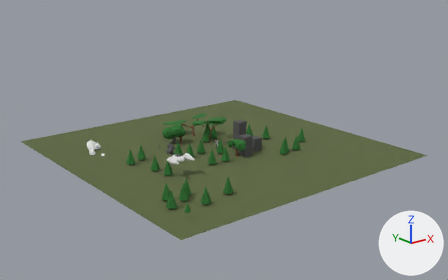
Renders of the glTF model public/models/assets.glb from each side of a commit.
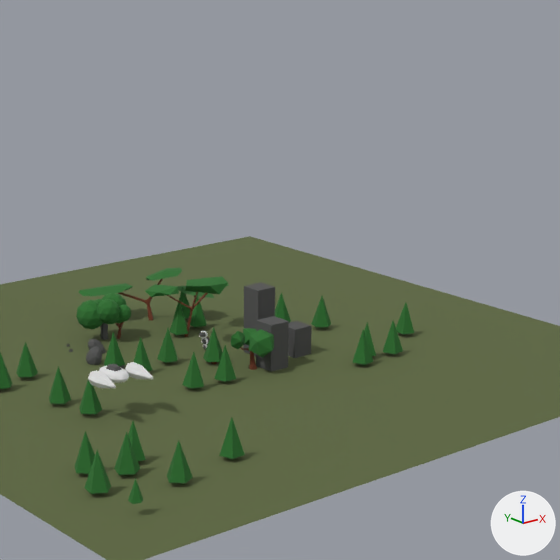
Old and new are each drawn whole from a 50 mm camera at (-78.6, -100.7, 41.8) aimed at (-0.3, -2.9, 2.6) and again close up on the part from 29% to 82% of the width and 0% to 85% of the height. The axes (+X, +Y, +Z) are drawn at lower right. The lights are the same throughout. Where no turn or scale is listed for an object, it has been applied to the vertices.

Names of what the first close-up shows: 'Astronaut', 'Cone.021', 'Cube', 'Cube.002', 'Cube.003', 'Ground', 'Ship', 'Tree.003', 'Tree3', 'Tree4'.
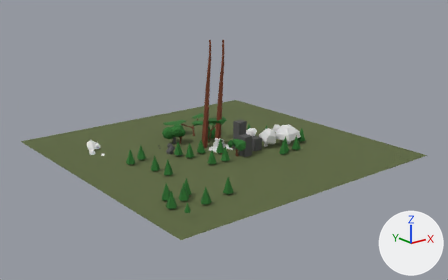
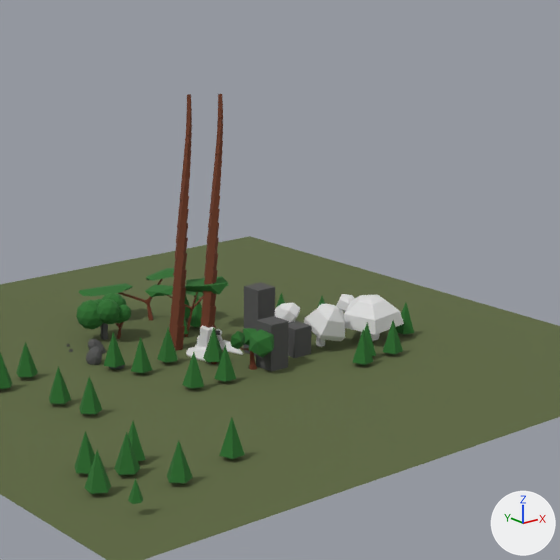
Boxes (x1, y1, x2, y2) around the edits, measured in the close-ups (560 x 560 px):
'Tentacle.001', added (brown): after (169, 94, 192, 351)
'Tentacle', added (brown): after (200, 94, 223, 328)
'Mushroom.001', added: after (344, 294, 404, 341)
'Ship', moved: before (88, 362, 153, 388); after (186, 340, 243, 362)
'Mushroom.005', added: after (304, 304, 345, 347)
'Mushroom.002', added: after (275, 303, 300, 322)
'Circle', added: after (199, 325, 215, 347)
'Mushroom.004', added: after (336, 294, 355, 312)
'Astronaut', moved: before (199, 331, 208, 348); after (215, 329, 222, 342)

Edits to the bpy script that builds the scene:
```text
Add mat_white_002:
    mat_white_002 = principled_material('White.002')
    mat_white_002.base_color = (0.742, 0.742, 0.742)  # light grey #e0e0e0
    mat_white_002.roughness = 1.0
Add mat_white_001:
    mat_white_001 = principled_material('White.001')
    mat_white_001.base_color = (0.742, 0.742, 0.742)  # light grey #e0e0e0
    mat_white_001.roughness = 1.0
Add me_circle_004:
    me_circle_004.from_pydata(...)  # 52 vertices, 100 faces; spans x -0.94..1.35, y -0.94..1.2, z -0.01..3.31
    me_circle_004.materials.append(mat_white_002)  # light grey #e0e0e0
Add me_circle_002:
    me_circle_002.from_pydata(...)  # 52 vertices, 100 faces; spans x -0.79..1.0, y -0.63..1.17, z -0.02..2.82
    me_circle_002.materials.append(mat_white_002)  # light grey #e0e0e0
Add me_circle_001:
    me_circle_001.from_pydata(...)  # 52 vertices, 100 faces; spans x -1.87..0.79, y -0.82..1.83, z 0.0..3.17
    me_circle_001.materials.append(mat_white_002)  # light grey #e0e0e0
Add me_circle:
    me_circle.from_pydata(...)  # 62 vertices, 120 faces; spans x -1.62..2.25, y -2.41..1.4, z 0.0..4.1
    me_circle.materials.append(mat_white_002)  # light grey #e0e0e0
Add me_circle_005:
    me_circle_005.from_pydata(...)  # 52 vertices, 100 faces; spans x -2.85..3.02, y -2.54..3.07, z 0.0..4.16
    me_circle_005.materials.append(mat_white_001)  # light grey #e0e0e0
Add me_circle_006:
    me_circle_006.from_pydata(...)  # 12 vertices, 20 faces; spans x -0.75..0.66, y -0.99..0.71, z -0.25..2.74
    me_circle_006.materials.append(mat_white)  # light grey #e0e0e0
Add me_circle_013:
    me_circle_013.from_pydata(...)  # 240 vertices, 400 faces; spans x -0.7..3.8, y -0.6..2.5, z -0.2..23.1
    me_circle_013.materials.append(mat_brown)  # brown #703c26
Add me_circle_009:
    me_circle_009.from_pydata(...)  # 12 vertices, 20 faces; spans x -0.636..0.623, y -0.549..0.658, z -0.147..1.23
Change ob_astronaut:
    ob_astronaut.location: (0.0, 0.0, 0.15) -> (1.67, 0.0, -0.01)
Change ob_ship:
    ob_ship.location: (-15.9, -8.09, 3.31) -> (0.0, 0.0, 0.0)
Add ob_mushroom_004:
    ob_mushroom_004 = bpy.data.objects.new('Mushroom.004', me_circle_004)
    ob_mushroom_004.location = (14.67, -3.0, 0.01)
Add ob_mushroom_003:
    ob_mushroom_003 = bpy.data.objects.new('Mushroom.003', me_circle_002)
    ob_mushroom_003.location = (11.97, -3.0, 0.0)
Add ob_mushroom_002:
    ob_mushroom_002 = bpy.data.objects.new('Mushroom.002', me_circle_001)
    ob_mushroom_002.location = (9.12, -2.03, 0.0)
Add ob_mushroom_005:
    ob_mushroom_005 = bpy.data.objects.new('Mushroom.005', me_circle)
    ob_mushroom_005.location = (9.14, -5.58, 0.0)
Add ob_mushroom_001:
    ob_mushroom_001 = bpy.data.objects.new('Mushroom.001', me_circle_005)
    ob_mushroom_001.location = (14.14, -6.87, 0.0)
Add ob_circle:
    ob_circle = bpy.data.objects.new('Circle', me_circle_006)
    ob_circle.location = (-0.02, -0.05, -0.24)
Add ob_tentacle:
    ob_tentacle = bpy.data.objects.new('Tentacle', me_circle_013)
    ob_tentacle.location = (-0.02, -0.05, -0.24)
Add ob_circle_001:
    ob_circle_001 = bpy.data.objects.new('Circle.001', me_circle_009)
    ob_circle_001.location = (-0.1, 0.07, 0.08)
Add ob_tentacle_001:
    ob_tentacle_001 = bpy.data.objects.new('Tentacle.001', me_circle_013.copy())
    ob_tentacle_001.location = (-1.87, 2.13, -0.38)
```
